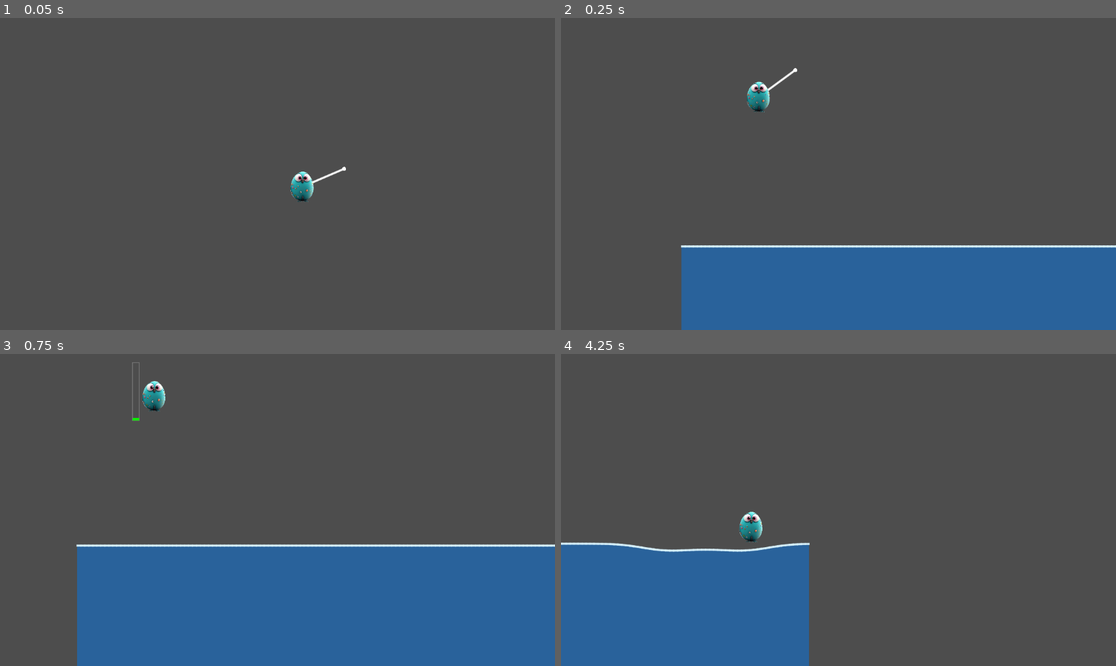
Above: before the commit, frames 1-4 (two rows, left to right).
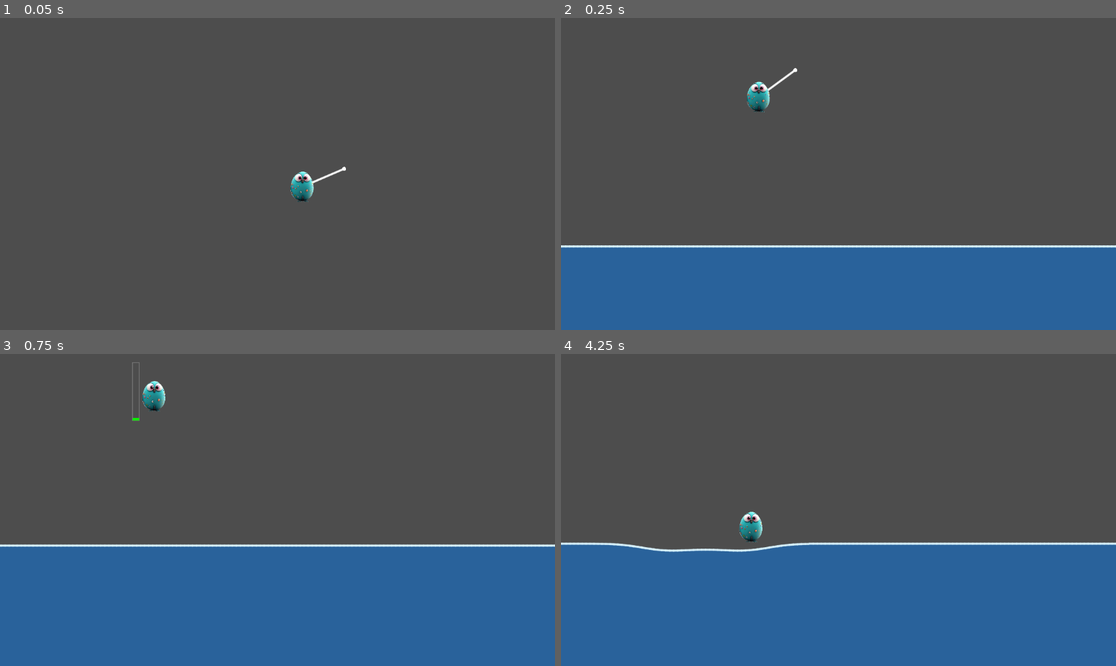
Above: after the commit, the same moments.

Repository: pebblehed/pebblehedz-godot
Game: Godot game, scene res://main.tscn
Two runs of this game, one before a commit and one after it. Both use one fixed random seed, a clock stepped at 60 frames per second and the inputs below.
Inputs (mouse positions are in pixels of both pictures, inside the frame that each line leads up to):
- Up to frame 1 (0.05 s): no input
- Up to frame 2 (0.25 s): no input
- Up to frame 3 (0.75 s): tap Enter (ui_accept) at 0.5 s; move the mouse to (399, 494) at 0.52 s; hold Enter (ui_accept) from 0.53 s (still down); tap R at 0.6 s; click (399, 494) at 0.67 s
- Up to frame 4 (4.25 s): release Enter (ui_accept) at 1.25 s; drag from (727, 525) to (810, 572) at 1.27 s; move the mouse to (894, 441) at 2.02 s; hold Enter (ui_accept) 2.03-2.75 s; tap R at 2.1 s; click (894, 441) at 2.17 s; drag from (810, 572) to (672, 463) at 2.77 s; move the mouse to (1005, 556) at 3.52 s; hold Enter (ui_accept) from 3.53 s (still down); click (1005, 556) at 3.67 s

Frame 1 is identical in both runs. In frame 2, 5.9% of the frame differs, in the area x 0-22%, y 72-100%; in frame 3, 5.4%; in frame 4, 22%, in the area x 44-100%, y 60-100%.

Commit message:
Add endless right water segment baseline

Diff:
--- a/TestPebbleCharacter.gd
+++ b/TestPebbleCharacter.gd
@@ -53,7 +53,11 @@
 }
 
 var launch_state: LaunchState = LaunchState.ANGLE_SELECT
-var water: HookeWater2D
+
+# Water can now be either:
+# - one water node
+# - endless water manager
+var water: Node
 
 var current_angle: float = 20.0
 var locked_angle: float = 20.0
@@ -67,8 +71,10 @@
 
 
 func _ready() -> void:
+
 	# Connect this pebble to the existing Hooke water node.
-	water = get_node_or_null(water_path) as HookeWater2D
+	# Resolve whichever water system we are using.
+	water = get_node_or_null(water_path)
 
 	# Always begin from a controlled launch-ready state.
 	reset_pebble()
--- /dev/null
+++ b/WaterSegmentManager.gd
@@ -0,0 +1,148 @@
+extends Node2D
+class_name WaterSegmentManager
+
+# WaterSegmentManager.gd
+# Creates endless right-moving Hooke water segments.
+#
+# Purpose:
+# - Keep water appearing ahead of the pebble.
+# - Remove old water far behind the camera/player.
+# - Preserve the existing HookeWater2D script unchanged.
+# - Provide the same methods the pebble already expects:
+#   get_surface_y_world()
+#   disturb_world()
+#   reset_water()
+
+@export var template_water_path: NodePath
+@export var target_path: NodePath
+
+@export_group("Endless Water")
+@export var segments_ahead: int = 4
+@export var segments_behind: int = 2
+
+var template_water: HookeWater2D
+var target: Node2D
+var segment_width: float = 1150.0
+var water_y: float = 430.0
+var segments: Dictionary = {}
+
+
+func _ready() -> void:
+	# Resolve the existing water node and the pebble/player target.
+	template_water = get_node_or_null(template_water_path) as HookeWater2D
+	target = get_node_or_null(target_path) as Node2D
+
+	if template_water == null or target == null:
+		return
+
+	# Read segment dimensions from the existing water node.
+	segment_width = template_water.surface_width
+	water_y = template_water.global_position.y
+
+	# The original water node becomes segment 0.
+	segments[0] = template_water
+	_position_segment(template_water, 0)
+
+	# Wait one frame before creating extra segments so Godot finishes scene setup.
+	call_deferred("_update_segments")
+
+
+func _process(_delta: float) -> void:
+	if template_water == null or target == null:
+		return
+
+	_update_segments()
+
+
+func _update_segments() -> void:
+	var current_index: int = _world_x_to_segment_index(target.global_position.x)
+
+	# Ensure water exists ahead and slightly behind for camera safety.
+	for index in range(current_index - segments_behind, current_index + segments_ahead + 1):
+		_ensure_segment(index)
+
+	_remove_old_segments(current_index)
+
+
+func _ensure_segment(index: int) -> void:
+	if segments.has(index):
+		return
+
+	# Duplicate the working Hooke water node.
+	var new_segment: HookeWater2D = template_water.duplicate() as HookeWater2D
+	new_segment.name = "HookeWater2D_%s" % index
+
+	# Add immediately during normal process frames.
+	# This is safe because initial creation is deferred from _ready().
+	template_water.get_parent().add_child(new_segment)
+
+	_position_segment(new_segment, index)
+
+	# Initialise the duplicated water after it has entered the scene tree.
+	new_segment.reset_water()
+
+	segments[index] = new_segment
+
+
+func _remove_old_segments(current_index: int) -> void:
+	var min_allowed: int = current_index - segments_behind
+	var indexes_to_remove: Array[int] = []
+
+	for index in segments.keys():
+		if index < min_allowed:
+			indexes_to_remove.append(index)
+
+	for index in indexes_to_remove:
+		var segment: HookeWater2D = segments[index]
+
+		segments.erase(index)
+
+		if segment != template_water:
+			segment.queue_free()
+
+
+func _position_segment(segment: HookeWater2D, index: int) -> void:
+	# Segment 0 is centered at half a segment width.
+	# Segment 1 starts immediately to the right, and so on.
+	segment.global_position = Vector2(
+		float(index) * segment_width + segment_width * 0.5,
+		water_y
+	)
+
+
+func _world_x_to_segment_index(world_x: float) -> int:
+	return int(floor(world_x / segment_width))
+
+
+func _get_segment_for_world_x(world_x: float) -> HookeWater2D:
+	var index: int = _world_x_to_segment_index(world_x)
+
+	_ensure_segment(index)
+
+	return segments.get(index, null)
+
+
+func get_surface_y_world(world_x: float) -> float:
+	var segment: HookeWater2D = _get_segment_for_world_x(world_x)
+
+	if segment == null:
+		return water_y
+
+	return segment.get_surface_y_world(world_x)
+
+
+func disturb_world(world_x: float, impact_velocity: float, radius: int = -1) -> void:
+	var segment: HookeWater2D = _get_segment_for_world_x(world_x)
+
+	if segment == null:
+		return
+
+	segment.disturb_world(world_x, impact_velocity, radius)
+
+
+func reset_water() -> void:
+	# Compatibility method so the pebble can reset water without caring
+	# whether it is talking to one water node or the endless manager.
+	for segment in segments.values():
+		if segment != null:
+			segment.reset_water()
--- a/main.tscn
+++ b/main.tscn
@@ -5,6 +5,7 @@
 [ext_resource type="Script" uid="uid://ctyajg0utm1du" path="res://TestPebbleCharacter.gd" id="3_h2yge"]
 [ext_resource type="Texture2D" uid="uid://q0n0gikp4spy" path="res://Pebble_2.PNG" id="4_1bvp3"]
 [ext_resource type="Script" uid="uid://bprqloc6v2v1l" path="res://PebbleCamera2D.gd" id="5_lquwl"]
+[ext_resource type="Script" uid="uid://bl5ednj3kkm3l" path="res://WaterSegmentManager.gd" id="6_7mycd"]
 
 [sub_resource type="CircleShape2D" id="CircleShape2D_1bvp3"]
 radius = 12.0
@@ -18,7 +19,7 @@
 
 [node name="TestPebbleCharacter2D" type="CharacterBody2D" parent="." unique_id=243539534]
 script = ExtResource("3_h2yge")
-water_path = NodePath("../HookeWater2D")
+water_path = NodePath("../WaterSegmentManager")
 
 [node name="CollisionShape2D" type="CollisionShape2D" parent="TestPebbleCharacter2D" unique_id=494423269]
 shape = SubResource("CircleShape2D_1bvp3")
@@ -30,3 +31,8 @@
 [node name="PebbleCamera2D" type="Camera2D" parent="." unique_id=1896315666]
 script = ExtResource("5_lquwl")
 target_path = NodePath("../TestPebbleCharacter2D")
+
+[node name="WaterSegmentManager" type="Node2D" parent="." unique_id=1658399412]
+script = ExtResource("6_7mycd")
+template_water_path = NodePath("../HookeWater2D")
+target_path = NodePath("../TestPebbleCharacter2D")
Not shown, added: WaterSegmentManager.gd.uid
